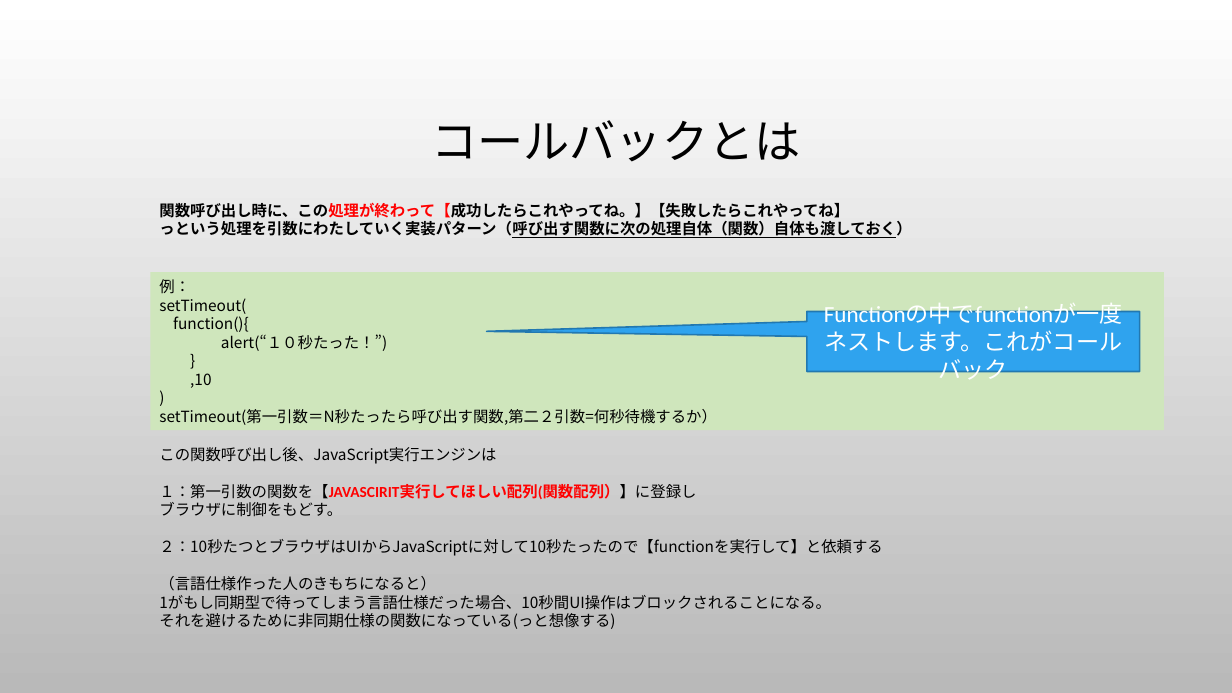
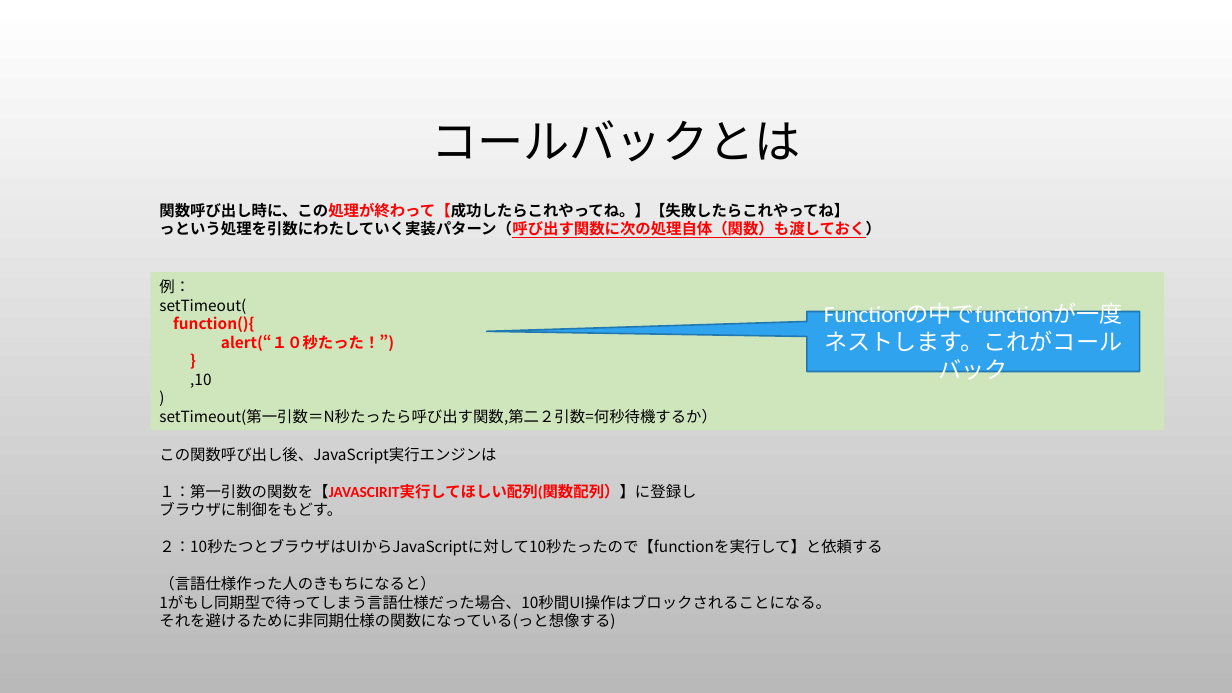
Before and after one commit to hideki-uemura/jsasync_question, a slide deck: slide 15 of 本当は難しいJavaScriptの話.pptx. Drawn at 1232x693 pixels with LibreOffice and Linux fonts; fonts in the diff are those of the drawing; background and template pictures are left out. Boxes give left, top, right and bottom in pixels: in the first picture for what was removed or moved away, otherwise in the second. Text is boxed around its words. In the diff, an @@ line names an element or a change of style, - is before the commit and + after.

```diff
--- a/本当は難しいJavaScriptの話.pptx
+++ b/本当は難しいJavaScriptの話.pptx
@@ text at (159,221,881,238): text changed @@
-っという処理を引数にわたしていく実装パターン（呼び出す関数に次の処理自体（関数）自体も渡しておく）
+っという処理を引数にわたしていく実装パターン（呼び出す関数に次の処理自体（関数）も渡しておく）
@@ text in rectangle at (173,316,394,351): text colour #000000 to #FF0000, bold on in "function(){", "alert(“１０秒たった！”)", "}" @@
```
Also in this commit, not shown: 10 other slides changed, 1 slide added.
